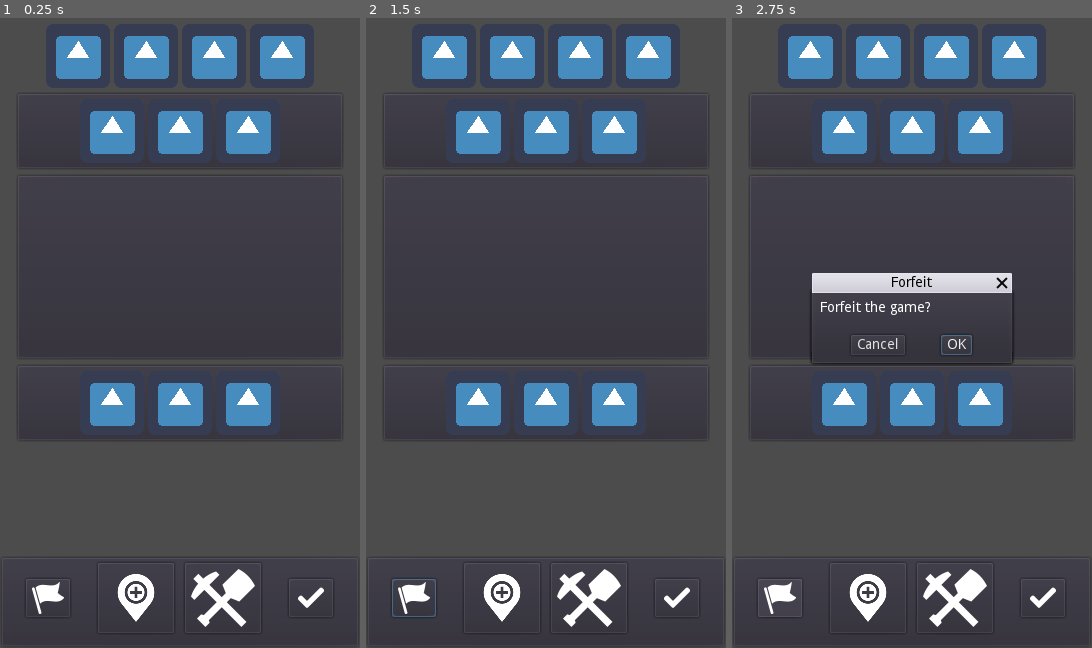
Above: before the commit, frames 1-3 (left to right).
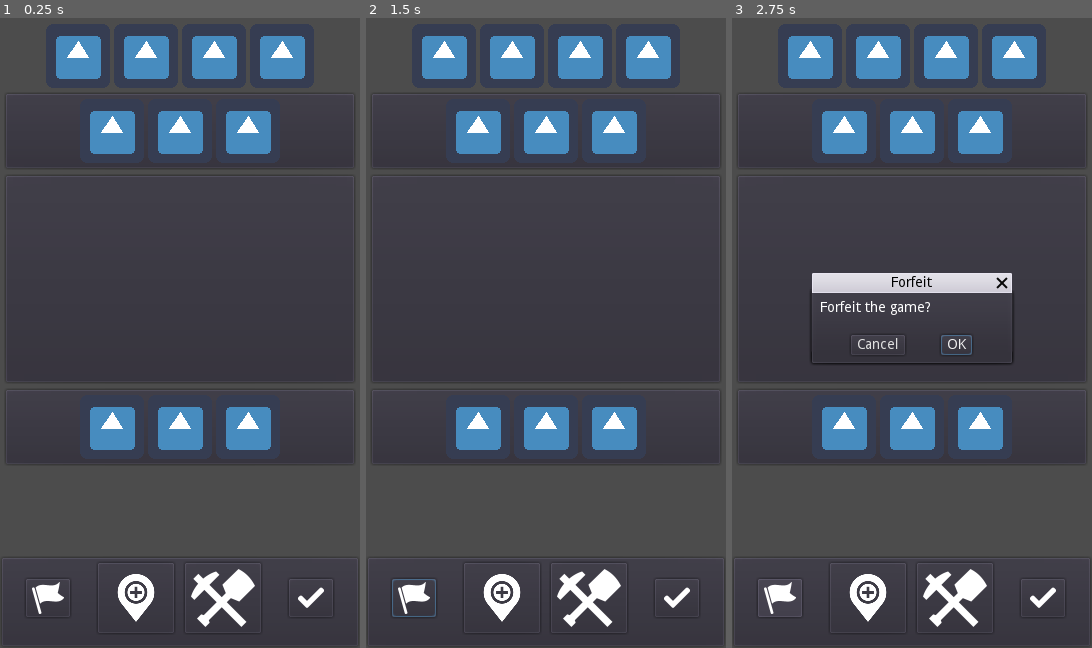
Above: after the commit, the same moments.

Repository: oatspear/obminion-hs
Game: Godot game, scene res://scenes/GuiSketch.tscn
Two runs of this game, one before a commit and one after it. Both use one fixed random seed, a clock stepped at 60 frames per second and the inputs below. The project has no main scene, so this scene is started directly. The engine's default icon, where the game draws it, is replaced by a stand-in: a white triangle on a blue panel in a dark square.
Inputs (mouse positions are in pixels of both pictures, inside the frame that each line leads up to):
- Up to frame 1 (0.25 s): no input
- Up to frame 2 (1.5 s): click (412, 597) at 0.5 s; click "OK" at 1.25 s
- Up to frame 3 (2.75 s): click (778, 597) at 2 s

The runs differ from the first frame. In frame 1, 3.4% of the frame differs, in the area x 4-96%, y 12-69%; in frame 2, 3.4%; in frame 3, 3.4%.

Commit message:
add minion to board

Diff:
--- a/scenes/GuiSketch.gd
+++ b/scenes/GuiSketch.gd
@@ -3,6 +3,8 @@
 ################################################################################
 # Constants
 ################################################################################
+
+const SCN_MINION = preload("res://scenes/battle/components/Minion.tscn")
 
 const STR_POPUP_TITLE_END_TURN = "End Turn"
 const STR_POPUP_TEXT_END_TURN = "End your turn?"
@@ -18,13 +20,18 @@
 onready var action_panel = $Layer2/ActionPanel
 onready var dialog_confirm: ConfirmationDialog = $Layer3/Confirm
 
+var _num_minions = 0
+
 ################################################################################
 # Event Handlers
 ################################################################################
 
 
 func _on_ActionPanel_spawn_minion(index):
-    minion_row_player.enable_slot_selectors()
+    if _num_minions < 6:
+        minion_row_player.enable_slot_selectors()
+    else:
+        print("The minion board is full.")
 
 
 func _on_ActionPanel_use_support(index):
@@ -46,8 +53,16 @@
 func _on_MinionRow_player_selected_left():
     minion_row_player.disable_slot_selectors()
     action_panel.reset_all_inputs()
+    if _num_minions < 6:
+        var card = SCN_MINION.instance()
+        minion_row_player.preprend_minion(card)
+        _num_minions += 1
 
 
 func _on_MinionRow_player_selected_right():
     minion_row_player.disable_slot_selectors()
     action_panel.reset_all_inputs()
+    if _num_minions < 6:
+        var card = SCN_MINION.instance()
+        minion_row_player.append_minion(card)
+        _num_minions += 1
--- a/scenes/GuiSketch.tscn
+++ b/scenes/GuiSketch.tscn
@@ -18,25 +18,25 @@
 margin_bottom = 640.0
 size_flags_horizontal = 3
 size_flags_vertical = 3
-custom_constants/margin_right = 16
+custom_constants/margin_right = 4
 custom_constants/margin_top = 16
-custom_constants/margin_left = 16
+custom_constants/margin_left = 4
 custom_constants/margin_bottom = 16
 
 [node name="BattleField" type="VBoxContainer" parent="Layer1"]
-margin_left = 16.0
+margin_left = 4.0
 margin_top = 16.0
-margin_right = 344.0
+margin_right = 356.0
 margin_bottom = 624.0
 size_flags_horizontal = 3
 
 [node name="Hand1" type="CenterContainer" parent="Layer1/BattleField"]
-margin_right = 328.0
+margin_right = 352.0
 margin_bottom = 64.0
 
 [node name="HBoxContainer" type="HBoxContainer" parent="Layer1/BattleField/Hand1"]
-margin_left = 30.0
-margin_right = 298.0
+margin_left = 42.0
+margin_right = 310.0
 margin_bottom = 64.0
 
 [node name="Card1" type="TextureRect" parent="Layer1/BattleField/Hand1/HBoxContainer"]
@@ -64,21 +64,21 @@
 
 [node name="Hero1" type="PanelContainer" parent="Layer1/BattleField"]
 margin_top = 68.0
-margin_right = 328.0
+margin_right = 352.0
 margin_bottom = 146.0
 
 [node name="CenterContainer" type="CenterContainer" parent="Layer1/BattleField/Hero1"]
 margin_left = 7.0
 margin_top = 7.0
-margin_right = 321.0
+margin_right = 345.0
 margin_bottom = 71.0
 __meta__ = {
 "_edit_use_anchors_": false
 }
 
 [node name="HBoxContainer" type="HBoxContainer" parent="Layer1/BattleField/Hero1/CenterContainer"]
-margin_left = 57.0
-margin_right = 257.0
+margin_left = 69.0
+margin_right = 269.0
 margin_bottom = 64.0
 
 [node name="Weapon" type="TextureRect" parent="Layer1/BattleField/Hero1/CenterContainer/HBoxContainer"]
@@ -100,43 +100,42 @@
 
 [node name="MinionField" type="PanelContainer" parent="Layer1/BattleField"]
 margin_top = 150.0
-margin_right = 328.0
-margin_bottom = 336.0
+margin_right = 352.0
+margin_bottom = 360.0
 size_flags_vertical = 3
 
 [node name="VBoxContainer" type="VBoxContainer" parent="Layer1/BattleField/MinionField"]
 margin_left = 7.0
 margin_top = 7.0
-margin_right = 321.0
-margin_bottom = 179.0
+margin_right = 345.0
+margin_bottom = 203.0
 alignment = 1
 
 [node name="Top" parent="Layer1/BattleField/MinionField/VBoxContainer" instance=ExtResource( 3 )]
 anchor_right = 0.0
-margin_top = 68.0
-margin_right = 314.0
-margin_bottom = 84.0
+margin_right = 338.0
+margin_bottom = 96.0
 
 [node name="Bottom" parent="Layer1/BattleField/MinionField/VBoxContainer" instance=ExtResource( 3 )]
 anchor_right = 0.0
-margin_top = 88.0
-margin_right = 314.0
-margin_bottom = 104.0
+margin_top = 100.0
+margin_right = 338.0
+margin_bottom = 196.0
 
 [node name="Hero2" type="PanelContainer" parent="Layer1/BattleField"]
-margin_top = 340.0
-margin_right = 328.0
-margin_bottom = 418.0
+margin_top = 364.0
+margin_right = 352.0
+margin_bottom = 442.0
 
 [node name="CenterContainer" type="CenterContainer" parent="Layer1/BattleField/Hero2"]
 margin_left = 7.0
 margin_top = 7.0
-margin_right = 321.0
+margin_right = 345.0
 margin_bottom = 71.0
 
 [node name="HBoxContainer" type="HBoxContainer" parent="Layer1/BattleField/Hero2/CenterContainer"]
-margin_left = 57.0
-margin_right = 257.0
+margin_left = 69.0
+margin_right = 269.0
 margin_bottom = 64.0
 
 [node name="Weapon" type="TextureRect" parent="Layer1/BattleField/Hero2/CenterContainer/HBoxContainer"]
@@ -157,8 +156,8 @@
 texture = ExtResource( 1 )
 
 [node name="Spacer" type="Control" parent="Layer1/BattleField"]
-margin_top = 422.0
-margin_right = 328.0
+margin_top = 446.0
+margin_right = 352.0
 margin_bottom = 608.0
 size_flags_horizontal = 3
 size_flags_vertical = 3
--- /dev/null
+++ b/scenes/battle/components/Minion.tscn
@@ -0,0 +1,67 @@
+[gd_scene load_steps=2 format=2]
+
+[ext_resource path="res://assets/icons/user.png" type="Texture" id=1]
+
+[node name="Minion" type="PanelContainer"]
+margin_right = 48.0
+margin_bottom = 82.0
+size_flags_vertical = 4
+__meta__ = {
+"_edit_use_anchors_": false
+}
+
+[node name="VBox" type="VBoxContainer" parent="."]
+margin_left = 7.0
+margin_top = 7.0
+margin_right = 41.0
+margin_bottom = 75.0
+size_flags_horizontal = 3
+size_flags_vertical = 3
+custom_constants/separation = 4
+
+[node name="Sprite" type="TextureRect" parent="VBox"]
+margin_left = 1.0
+margin_right = 33.0
+margin_bottom = 32.0
+rect_min_size = Vector2( 32, 32 )
+size_flags_horizontal = 4
+size_flags_vertical = 4
+texture = ExtResource( 1 )
+expand = true
+stretch_mode = 5
+
+[node name="Power" type="HBoxContainer" parent="VBox"]
+margin_top = 36.0
+margin_right = 34.0
+margin_bottom = 50.0
+size_flags_horizontal = 3
+
+[node name="Label" type="Label" parent="VBox/Power"]
+margin_right = 14.0
+margin_bottom = 14.0
+size_flags_horizontal = 3
+text = "P:"
+
+[node name="Value" type="Label" parent="VBox/Power"]
+margin_left = 18.0
+margin_right = 34.0
+margin_bottom = 14.0
+text = "10"
+
+[node name="Health" type="HBoxContainer" parent="VBox"]
+margin_top = 54.0
+margin_right = 34.0
+margin_bottom = 68.0
+size_flags_horizontal = 3
+
+[node name="Label" type="Label" parent="VBox/Health"]
+margin_right = 14.0
+margin_bottom = 14.0
+size_flags_horizontal = 3
+text = "H:"
+
+[node name="Value" type="Label" parent="VBox/Health"]
+margin_left = 18.0
+margin_right = 34.0
+margin_bottom = 14.0
+text = "10"
--- a/scenes/battle/components/MinionBoardSlot.tscn
+++ b/scenes/battle/components/MinionBoardSlot.tscn
@@ -8,7 +8,6 @@
 [node name="MinionBoardSlot" type="Panel"]
 anchor_right = 1.0
 anchor_bottom = 1.0
-rect_min_size = Vector2( 16, 16 )
 size_flags_horizontal = 3
 size_flags_vertical = 3
 custom_styles/panel = SubResource( 1 )
--- a/scenes/battle/components/MinionRow.tscn
+++ b/scenes/battle/components/MinionRow.tscn
@@ -5,7 +5,12 @@
 
 [node name="MinionRow" type="HBoxContainer"]
 anchor_right = 1.0
+margin_right = -320.0
+margin_bottom = 16.0
+rect_min_size = Vector2( 0, 96 )
+size_flags_horizontal = 3
 custom_constants/separation = 4
+alignment = 1
 script = ExtResource( 2 )
 __meta__ = {
 "_edit_use_anchors_": false
@@ -14,24 +19,24 @@
 [node name="Left" parent="." instance=ExtResource( 1 )]
 anchor_right = 0.0
 anchor_bottom = 0.0
-margin_right = 176.0
-margin_bottom = 16.0
+margin_right = 16.0
+margin_bottom = 96.0
 
 [node name="Minions" type="HBoxContainer" parent="."]
-margin_left = 180.0
-margin_right = 180.0
-margin_bottom = 16.0
+margin_left = 20.0
+margin_right = 20.0
+margin_bottom = 96.0
 size_flags_horizontal = 5
 size_flags_vertical = 3
-custom_constants/separation = 4
+custom_constants/separation = 2
 alignment = 1
 
 [node name="Right" parent="." instance=ExtResource( 1 )]
 anchor_right = 0.0
 anchor_bottom = 0.0
-margin_left = 184.0
-margin_right = 360.0
-margin_bottom = 16.0
+margin_left = 24.0
+margin_right = 40.0
+margin_bottom = 96.0
 
 [connection signal="gui_input" from="Left" to="." method="_on_Left_gui_input"]
 [connection signal="gui_input" from="Right" to="." method="_on_Right_gui_input"]
